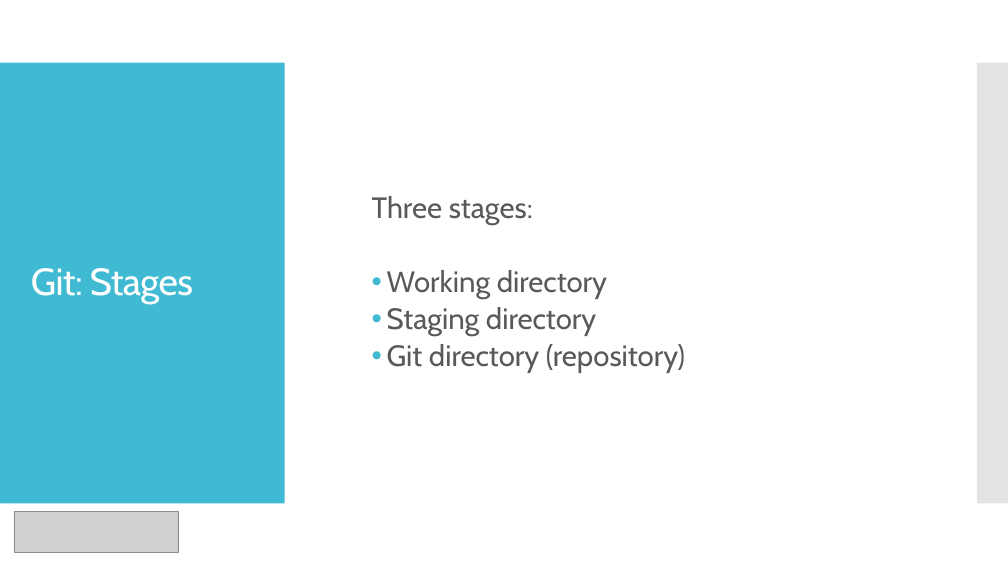
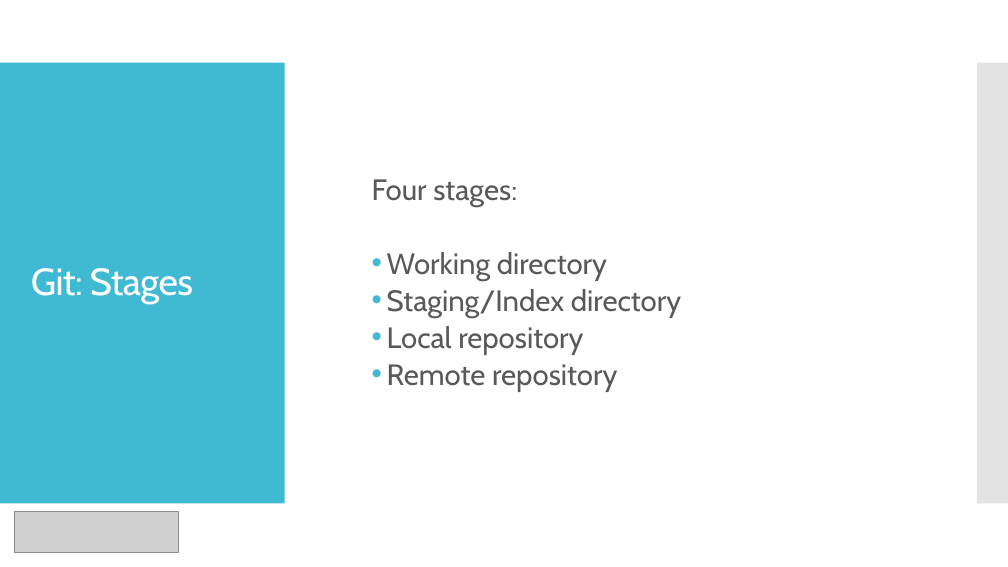
Before and after one commit to shashwatx/git_101, a slide deck: slide 18 of presentation.pptx. Drawn at 1008x567 pixels with LibreOffice and Linux fonts; fonts in the diff are those of the drawing; grey boxes stand for pictures. Boxes give left, top, right and bottom in pixels: in the first picture for what was removed or moved away, otherwise in the second. Text is boxed around its words. In the diff, an @@ line names an element or a change of style, - is before the commit and + after.

Commit message:
Some changes to repository.

```diff
--- a/presentation.pptx
+++ b/presentation.pptx
@@ text at box(372, 179, 517, 207): text changed @@
-  Three stages:
+  Four stages:
@@ text at box(387, 289, 681, 392): text changed @@
-  • Staging directory
-  • Git directory (repository)
+  • Staging/Index directory
+  • Local repository
+  • Remote repository
```
Also in this commit, not shown: 9 other slides changed, 1 slide removed, 2 other files.
